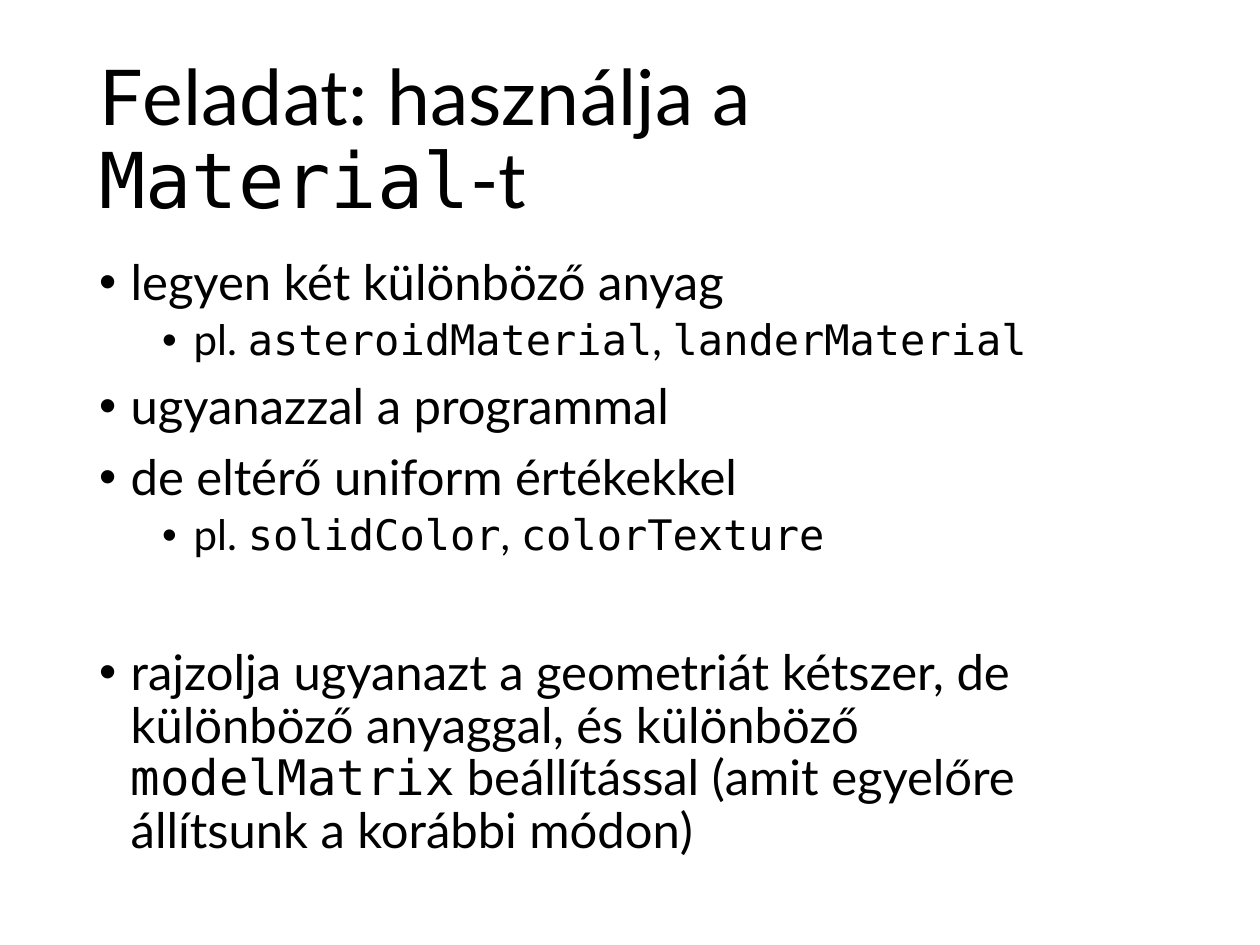
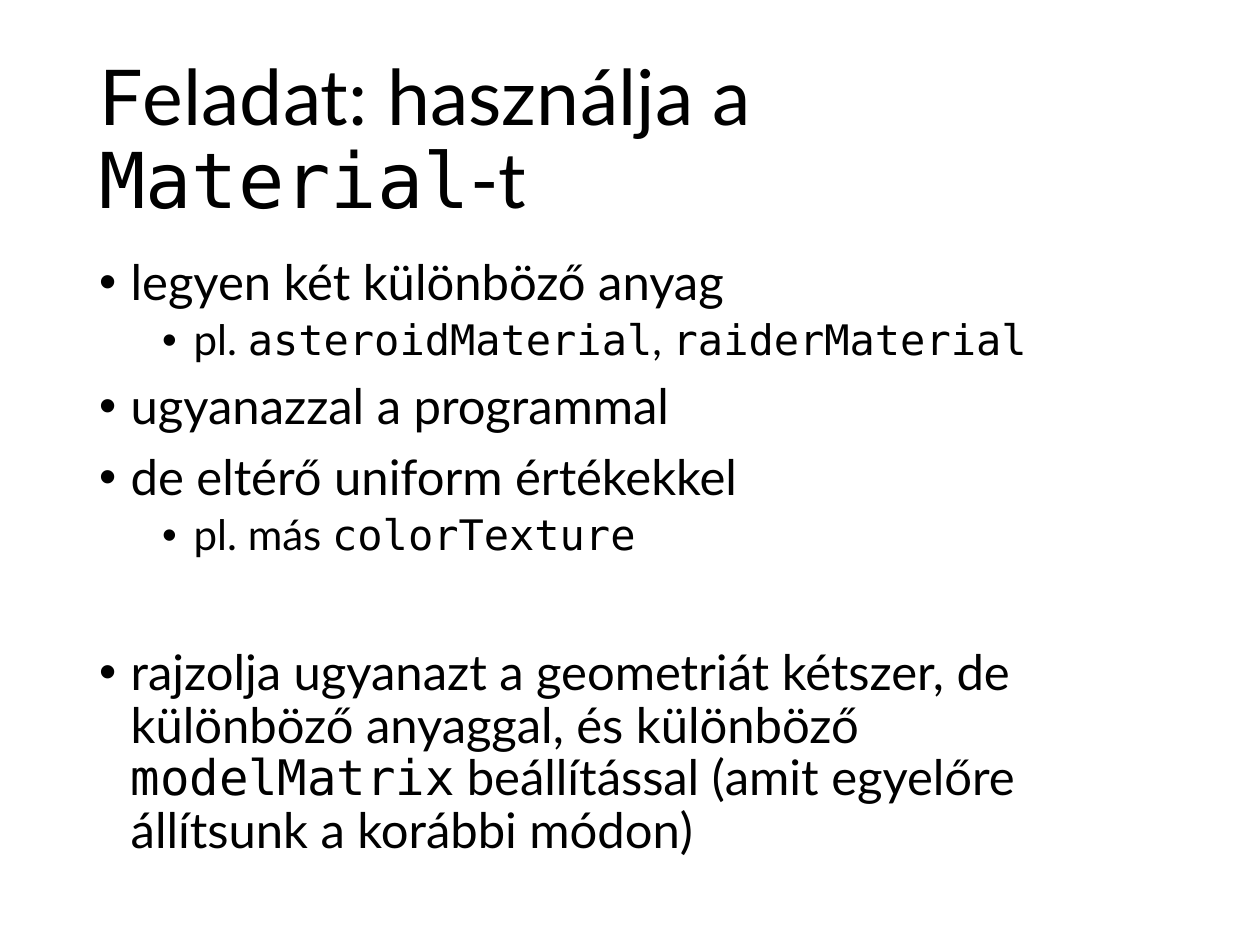
Before and after one commit to szecsi/kogfactory, a slide deck: slide 8 of projects/kog.3gr.020-gom/lab.pptx. Drawn at 1260x945 pixels with LibreOffice and Linux fonts; fonts in the diff are those of the drawing. Boxes give left, top, right and bottom in pixels: in the first picture for what was removed or moved away, otherwise in the second. Text is boxed around its words. In the diff, an @@ line names an element or a change of style, - is before the commit and + after.

```diff
--- a/projects/kog.3gr.020-gom/lab.pptx
+++ b/projects/kog.3gr.020-gom/lab.pptx
@@ text at [194, 323, 1027, 363]: text changed @@
-  • pl. asteroidMaterial, landerMaterial
+  • pl. asteroidMaterial, raiderMaterial
@@ text at [194, 518, 635, 558]: text changed @@
-  • pl. solidColor, colorTexture
+  • pl. más colorTexture
```
Also in this commit, not shown: 13 other slides changed, 1 slide added, 21 other files.
